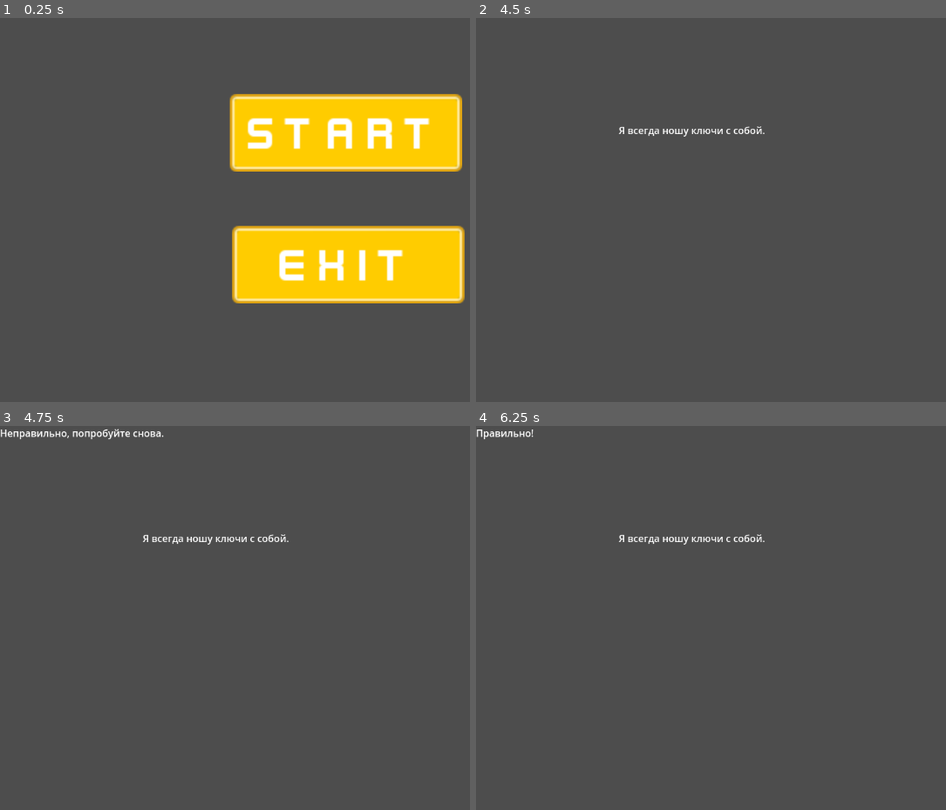
Above: before the commit, frames 1-4 (two rows, left to right).
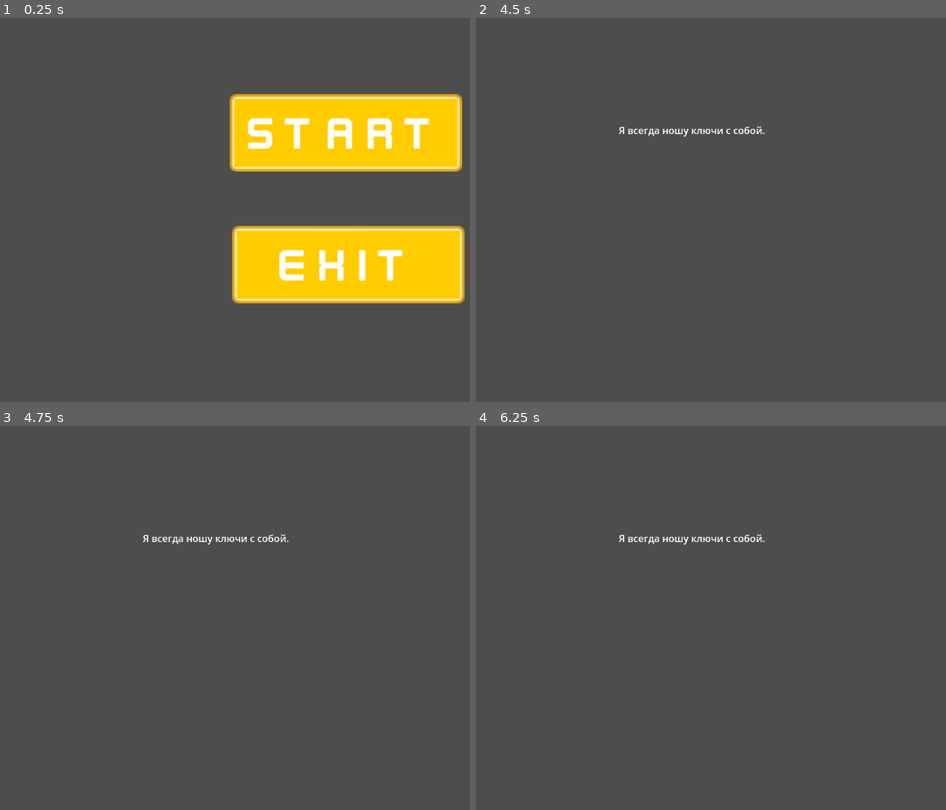
Above: after the commit, the same moments.

Repository: SirKorba/Kenney_Jam_Game
Game: Godot game, scene res://Scenes/MainMenu.tscn
Two runs of this game, one before a commit and one after it. Both use one fixed random seed, a clock stepped at 60 frames per second and the inputs below.
Inputs (mouse positions are in pixels of both pictures, inside the frame that each line leads up to):
- Up to frame 1 (0.25 s): no input
- Up to frame 2 (4.5 s): click "Start" at 0.5 s; click "T" at 1.25 s; tap Enter at 2, 3.5 s; drag from (612, 317) to (842, 290) at 2.02 s; tap Space at 2.75, 4.25 s; drag from (842, 290) to (612, 317) at 2.77 s; move the mouse to (outside the picture) at 3.52 s; click (outside the picture) at 3.67 s; drag from (584, 90) to (842, 290) at 4.27 s
- Up to frame 3 (4.75 s): no input
- Up to frame 4 (6.25 s): tap Enter at 5 s; drag from (847, 472) to (outside the picture) at 5.02 s; tap Space at 5.75 s; drag from (outside the picture) to (outside the picture) at 5.77 s

Frames 1-2 are identical in both runs. In frame 3, 0.4% of the frame differs, in the area x 0-35%, y 0-4%; in frame 4, 0.1%.

Commit message:
TestLevel

Diff:
--- a/Scripts/Test_level.gd
+++ b/Scripts/Test_level.gd
@@ -2,6 +2,7 @@
 
 var selected_item = null
 var dragging = false
+var current_person = null
 
 signal dragsignal
 
@@ -31,6 +32,8 @@
 			dragging = true
 		else:
 			dragging = false
+			if current_person:
+				check_match(current_person.name, selected_item.name)
 
 func _on_Item2_input_event(viewport, event, shape_idx):
 	if event is InputEventMouseButton and event.button_index == MOUSE_BUTTON_LEFT:
@@ -39,6 +42,8 @@
 			dragging = true
 		else:
 			dragging = false
+			if current_person:
+				check_match(current_person.name, selected_item.name)
 
 func _on_Item3_input_event(viewport, event, shape_idx):
 	if event is InputEventMouseButton and event.button_index == MOUSE_BUTTON_LEFT:
@@ -47,31 +52,30 @@
 			dragging = true
 		else:
 			dragging = false
+			if current_person:
+				check_match(current_person.name, selected_item.name)
 
 # Обработчики для каждого персонажа
 func _on_Person1_Area_mouse_entered():
-	if dragging and selected_item:
-		check_match("Person1_Area", selected_item.name)
+	current_person = $person1/Person1_Area
+
+func _on_Person1_Area_mouse_exited():
+	current_person = null
 
 func _on_Person2_Area_mouse_entered():
-	if dragging and selected_item:
-		check_match("Person2_Area", selected_item.name)
+	current_person = $Person2_Area
+
+func _on_Person2_Area_mouse_exited():
+	current_person = null
 
 func _on_Person3_Area_mouse_entered():
-	if dragging and selected_item:
-		check_match("Person3_Area", selected_item.name)
+	current_person = $Person3_Area
+
+func _on_Person3_Area_mouse_exited():
+	current_person = null
 
 # Привязка сигналов кнопок
 func _ready():
-	$Item1.connect("input_event", Callable(self, "_on_Item1_input_event"))
-	$Item2.connect("input_event", Callable(self, "_on_Item2_input_event"))
-	$Item3.connect("input_event", Callable(self, "_on_Item3_input_event"))
-
-	$person1/Person1_Area.connect("mouse_entered", Callable(self, "_on_Person1_Area_mouse_entered"))
-	$person2/Person2_Area.connect("mouse_entered", Callable(self, "_on_Person2_Area_mouse_entered"))
-	$person3/Person3_Area.connect("mouse_entered", Callable(self, "_on_Person3_Area_mouse_entered"))
-
-	# Устанавливаем хинты
 	show_hint("Person1_Area")
 	show_hint("Person2_Area")
 	show_hint("Person3_Area")
